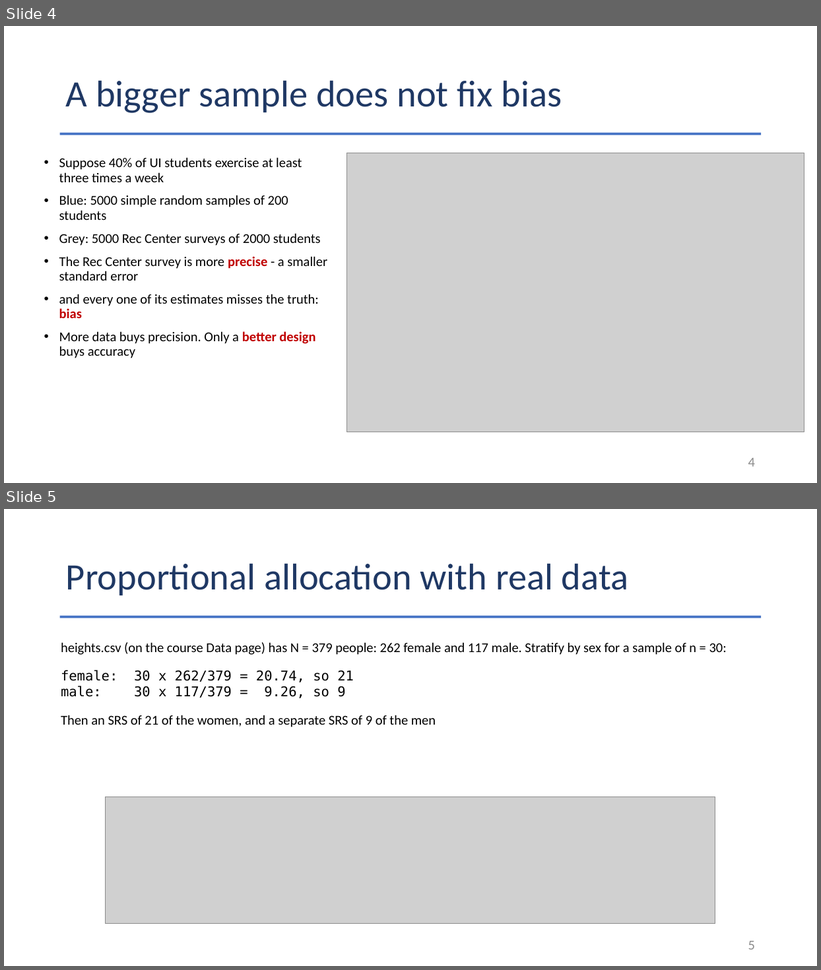
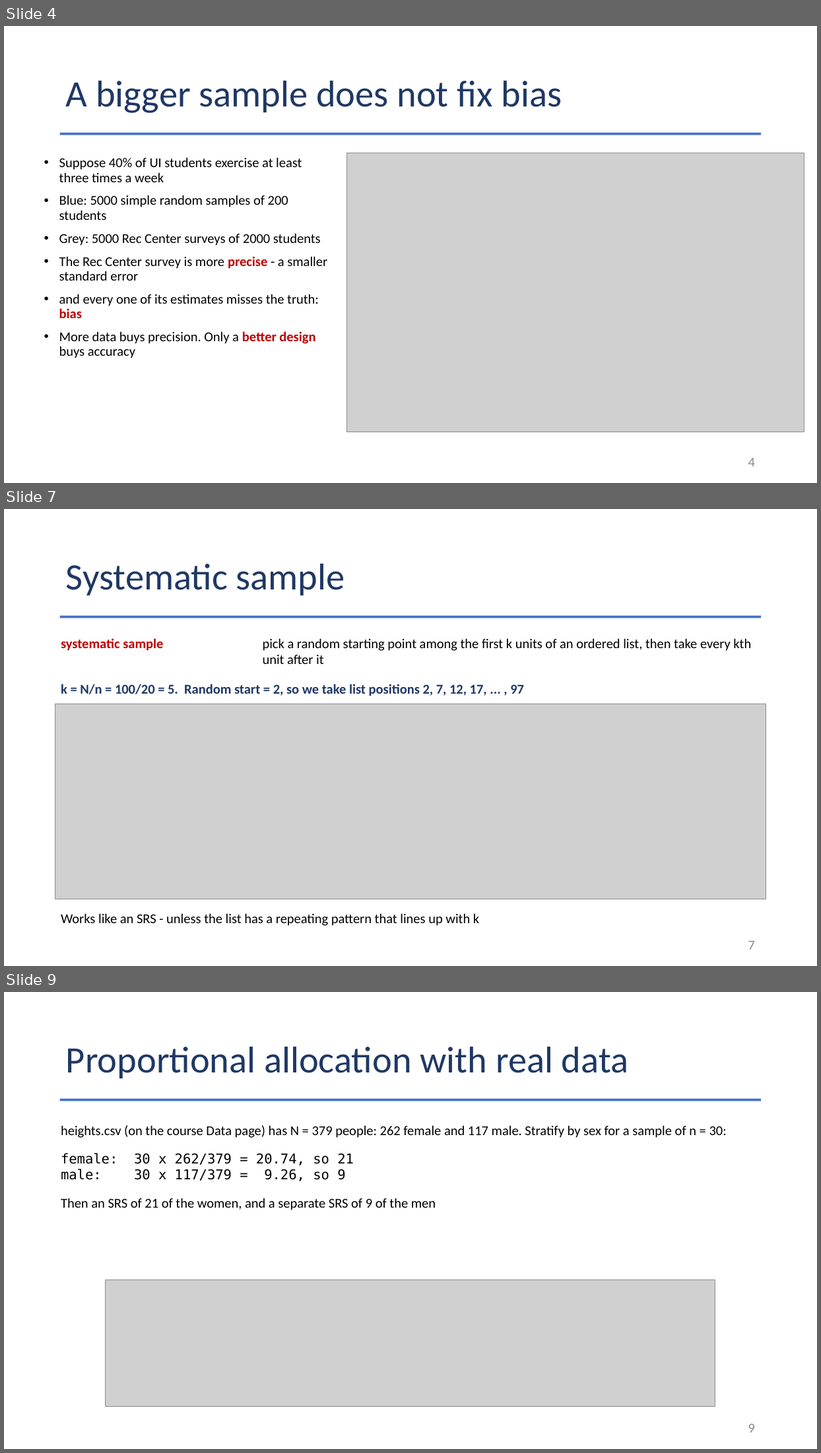
Before and after one commit to Jarred6068/Kvamme_UI_STAT251, a slide deck: docs/lecture_slides/Week 5/Week5_Lecture9_Slides_9_21_2026.pptx. Shown one above the other, each under a label of ours: slides 4 and 5 before the commit, slides 4, 7 and 9 after it; the slides between them are not shown. The pictures are 821x970 and 821x1453 pixels, drawn with LibreOffice and Linux fonts; fonts in the diff are those of the drawing; grey boxes stand for pictures. Boxes give left, top, right and bottom in pixels: in the first picture for what was removed or moved away, otherwise in the second. Text is boxed around its words. In the diff, an @@ line names an element or a change of style, - is before the commit and + after.

```diff
--- a/docs/lecture_slides/Week 5/Week5_Lecture9_Slides_9_21_2026.pptx
+++ b/docs/lecture_slides/Week 5/Week5_Lecture9_Slides_9_21_2026.pptx
@@ slide 7 added at <box>4,509,817,966</box>, background #FFFFFF @@
@@ title added at <box>66,563,345,595</box>, 44 pt, text #1F3864 @@
+Systematic sample
@@ rectangle added at <box>60,616,762,618</box>, fill #4472C4 @@
@@ text added at <box>61,638,163,651</box>, 16 pt, text #C00000, bold @@
+systematic sample
@@ text added at <box>263,638,751,664</box>, 16 pt, text #000000 @@
+pick a random starting point among the first k units of an ordered list, then take every kth unit after it
@@ text added at <box>61,684,524,696</box>, 16 pt, text #1F3864, bold @@
+k = N/n = 100/20 = 5. Random start = 2, so we take list positions 2, 7, 12, 17, ... , 97
@@ picture added at <box>55,704,766,899</box> @@
@@ text added at <box>61,914,479,926</box>, 16 pt, text #000000 @@
+Works like an SRS - unless the list has a repeating pattern that lines up with k
@@ page number added at <box>748,941,755,950</box>, 16 pt, text #8C8C8C @@
+7
@@ what was slide 5 is now slide 9 @@
@@ page number at <box>748,1424,755,1433</box>: text changed @@
-5
+9
```
Also in this commit, not shown: 3 slides changed, 3 other slides added, 58 other files.
